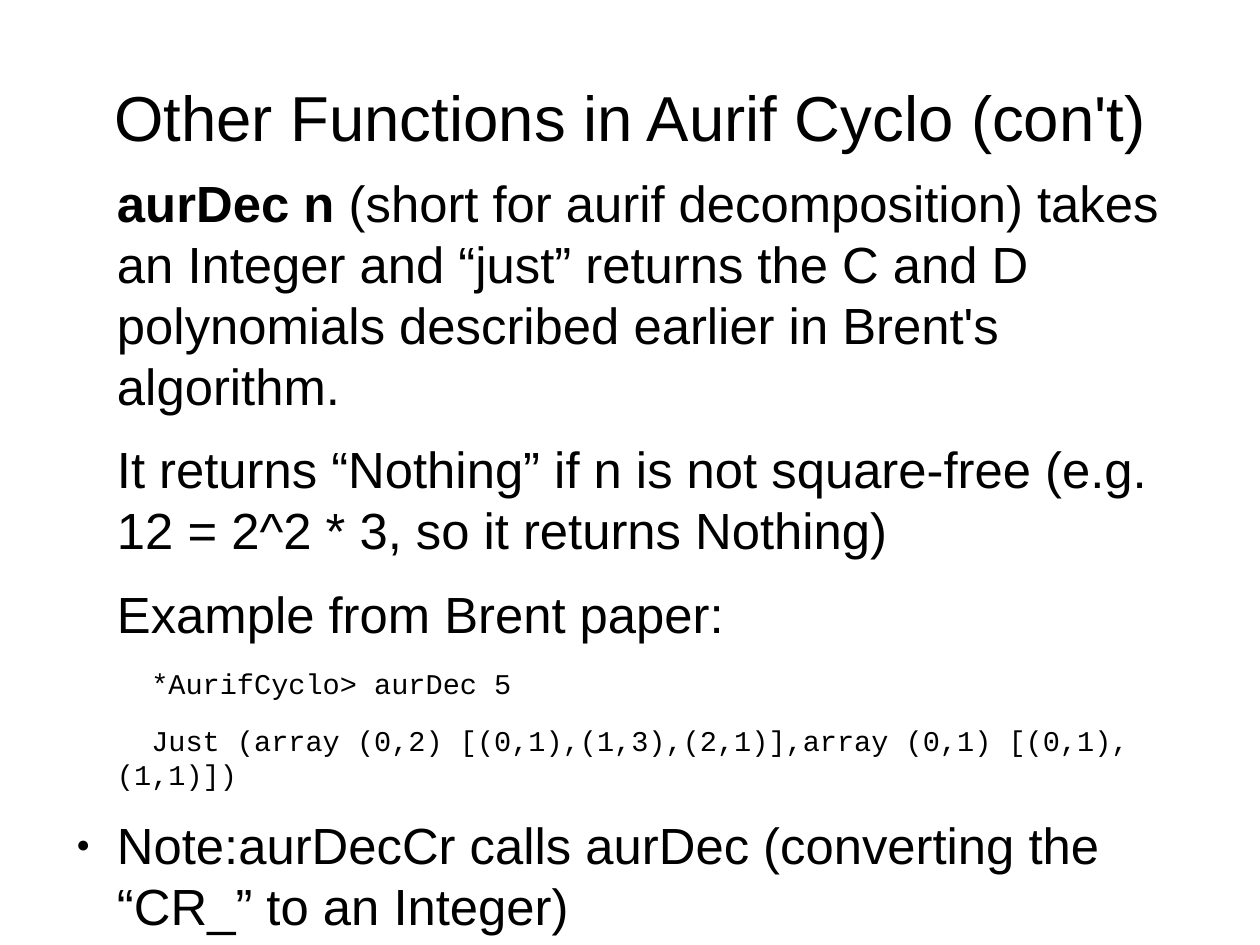
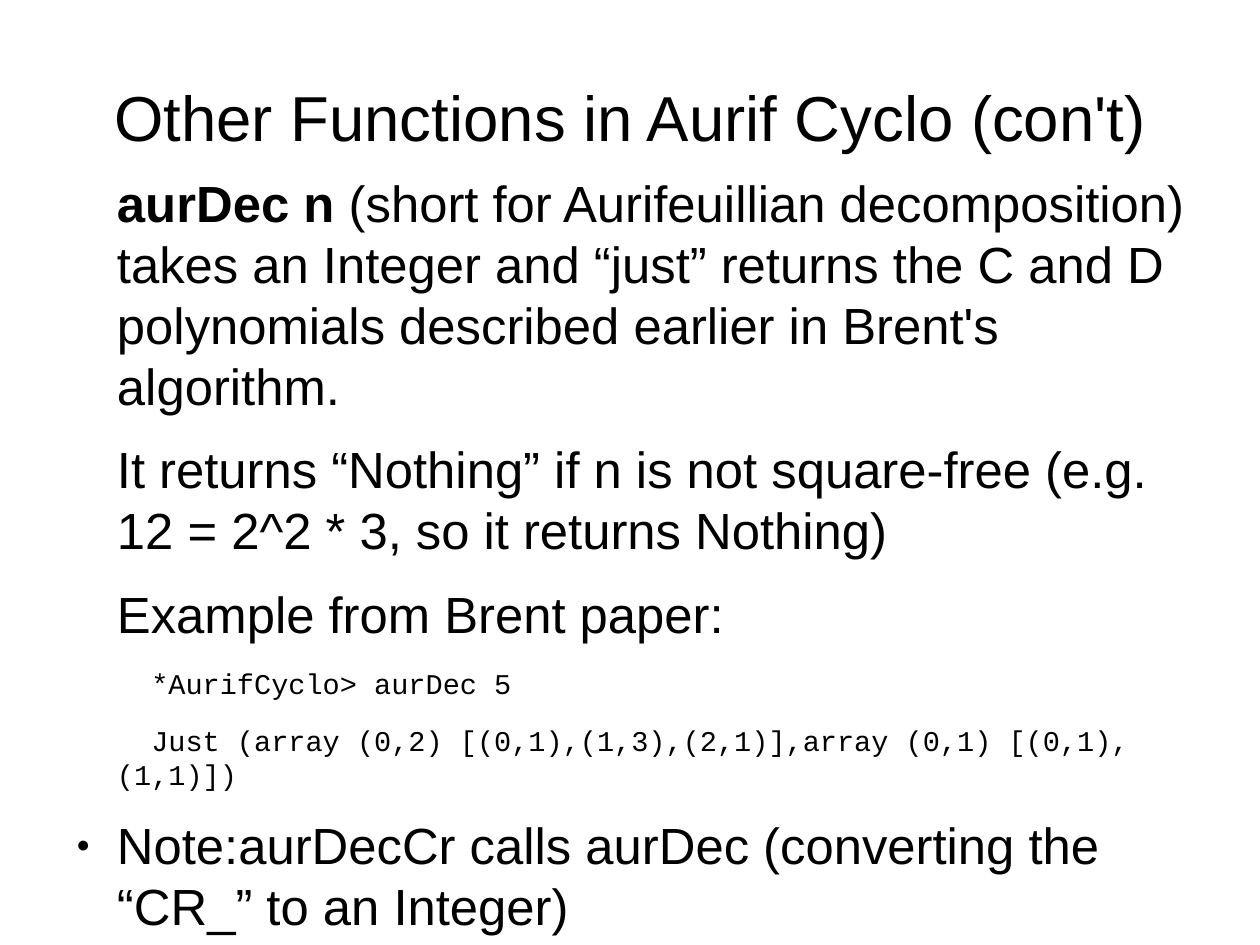
Before and after one commit to grandpascorpion/canon, a slide deck: slide 55 of goBigOrGoHome.odp. Drawn at 1260x945 pixels with LibreOffice and Linux fonts; fonts in the diff are those of the drawing. Boxes give left, top, right and bottom in pixels: in the first picture for what was removed or moved away, otherwise in the second. Text is boxed around its words. In the diff, an @@ line names an element or a change of style, - is before the commit and + after.

```diff
--- a/goBigOrGoHome.odp
+++ b/goBigOrGoHome.odp
@@ text at bbox=[117, 185, 1184, 415]: text changed @@
-aurDec n (short for aurif decomposition) takes an Integer and “just” returns the C and D polynomials described earlier in Brent's algorithm.
+aurDec n (short for Aurifeuillian decomposition) takes an Integer and “just” returns the C and D polynomials described earlier in Brent's algorithm.
```
Also in this commit, not shown: 15 other slides changed, 16 other files.
